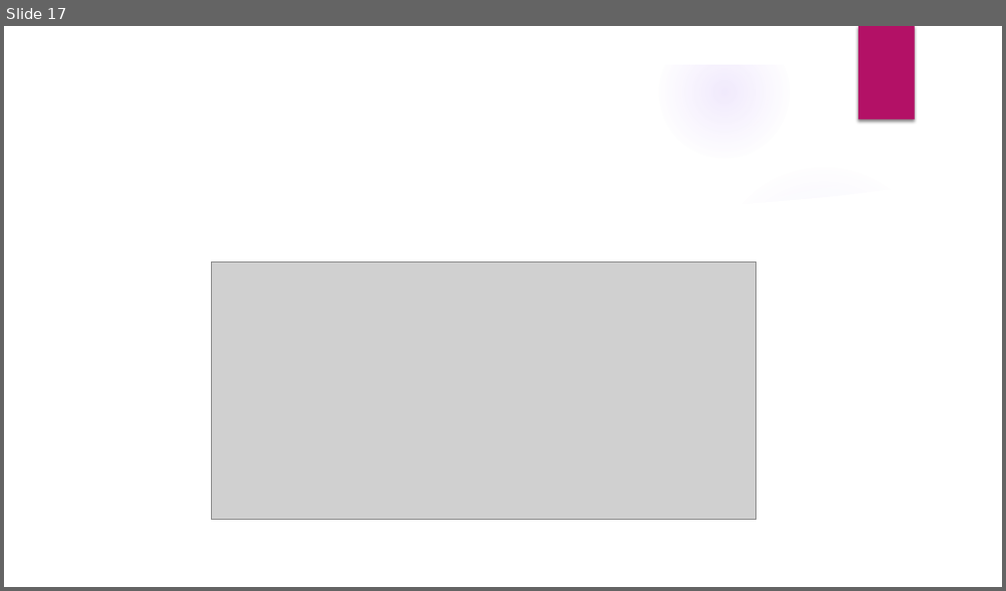
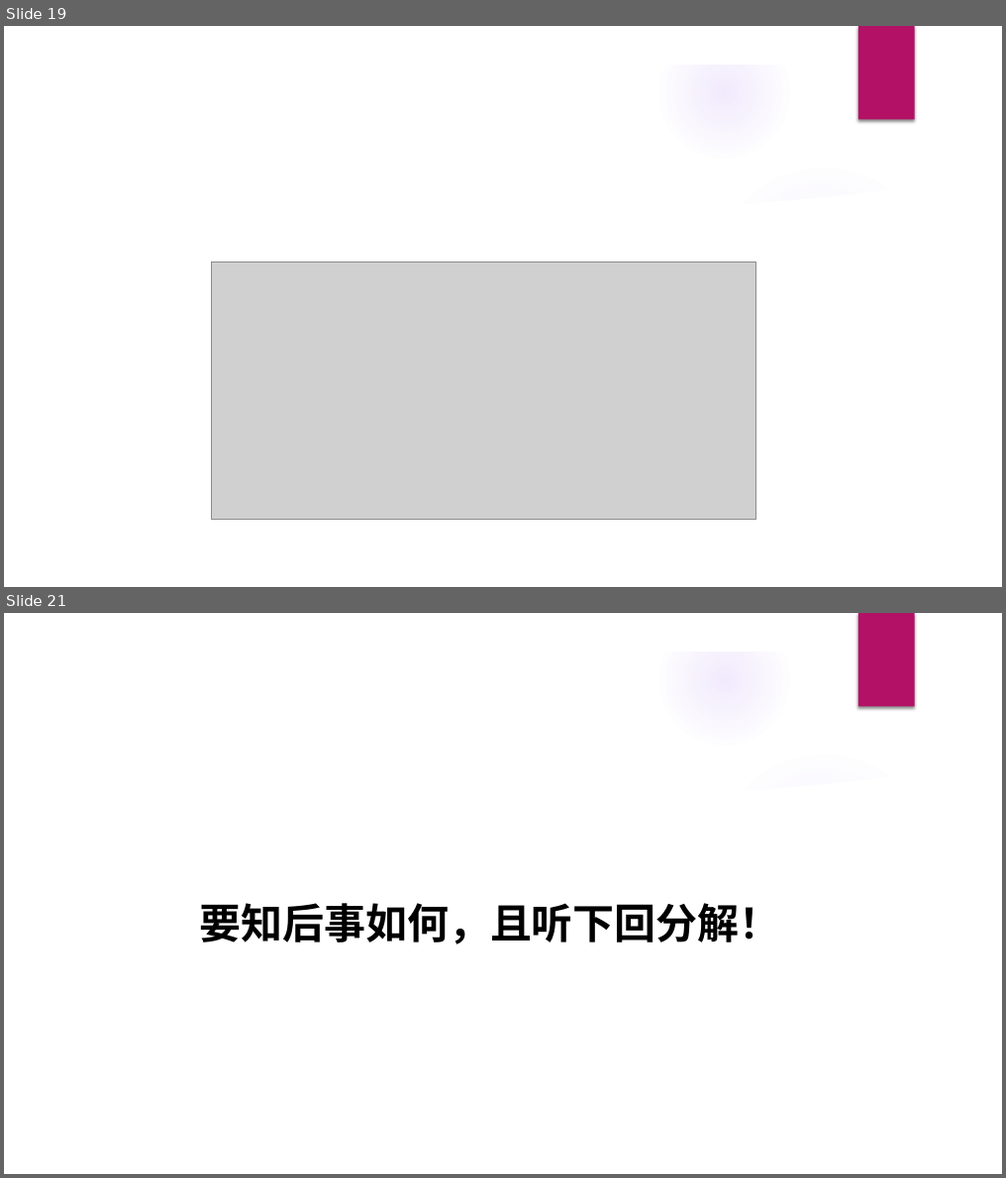
Before and after one commit to littlehb/ShaoHuiLin, a slide deck: Python课程/第1课-python入门/python入门.pptx. Shown one above the other, each under a label of ours: slide 17 before the commit, slides 19 and 21 after it; the slides between them are not shown. The pictures are 1006x591 and 1006x1178 pixels, drawn with LibreOffice and Linux fonts; fonts in the diff are those of the drawing; grey boxes stand for pictures; background and template pictures are left out. Boxes give left, top, right and bottom in pixels: in the first picture for what was removed or moved away, otherwise in the second. Text is boxed around its words. In the diff, an @@ line names an element or a change of style, - is before the commit and + after.

```diff
--- a/Python课程/第1课-python入门/python入门.pptx
+++ b/Python课程/第1课-python入门/python入门.pptx
@@ slide 21 added at (4,613,1002,1174), background picture (left out); not listed: 9 template elements that a slide beside it also shows @@
@@ title added at (199,903,780,945), 40 pt, text #000000, bold @@
+要知后事如何，且听下回分解！
@@ what was slide 17 is now slide 19 @@
```
Also in this commit, not shown: 3 slides changed, 2 other slides added.
